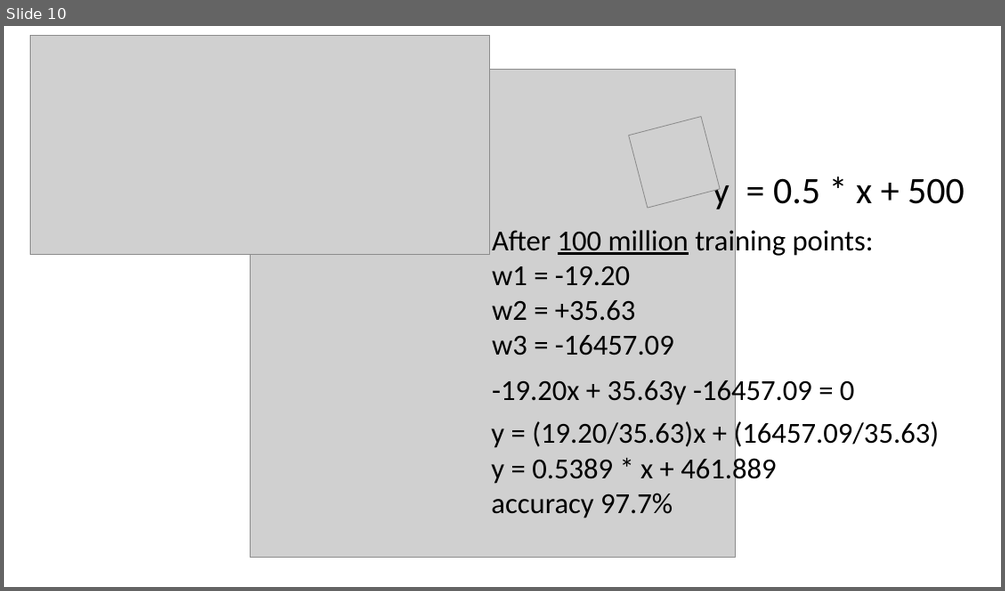
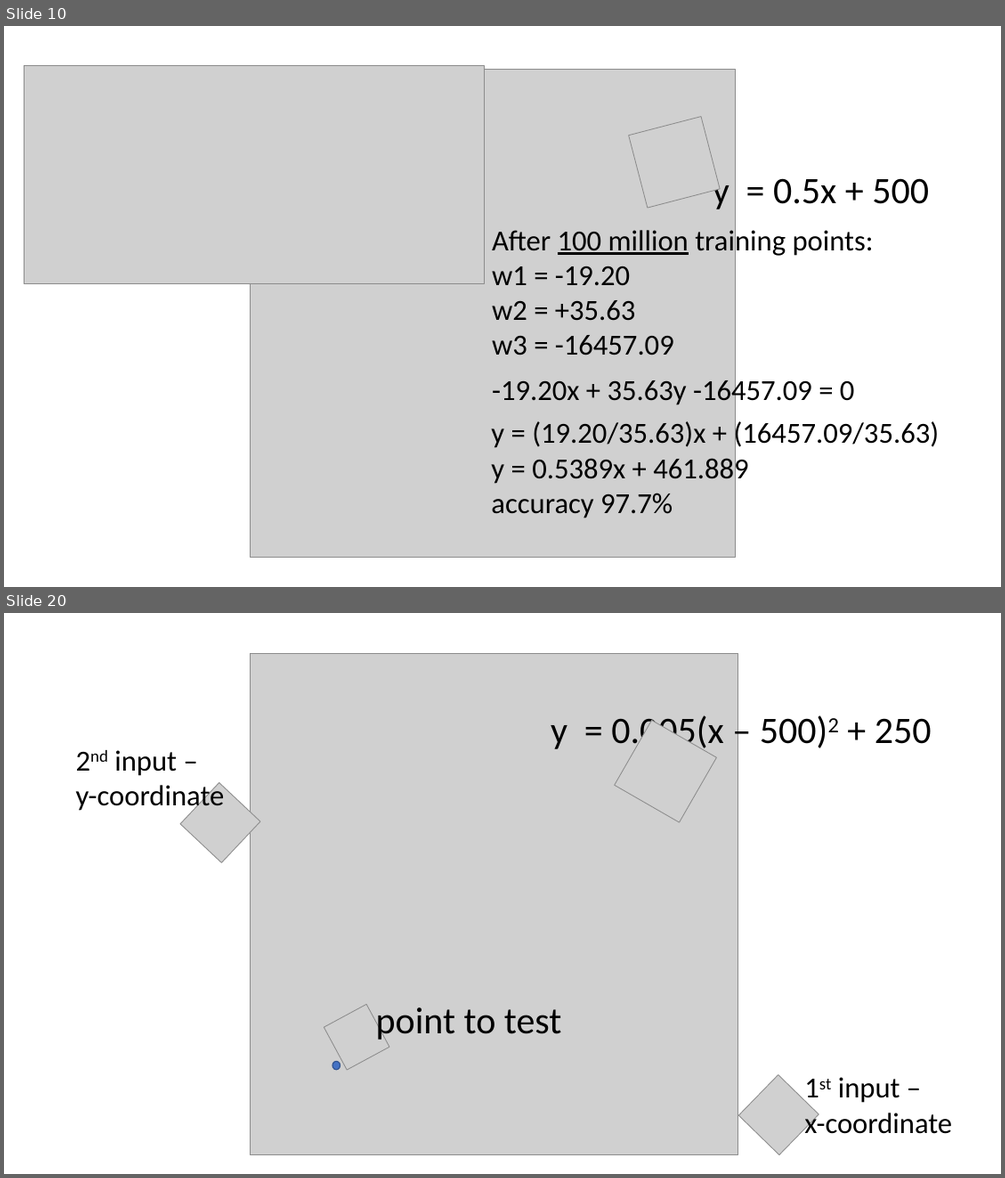
Before and after one commit to mdcramer/Simple-Perceptron-Network, a slide deck: Simple Perceptron Networks.pptx. Shown one above the other, each under a label of ours: slide 10 before the commit, slides 10 and 20 after it; the slides between them are not shown. The pictures are 1005x591 and 1005x1178 pixels, drawn with LibreOffice and Linux fonts; fonts in the diff are those of the drawing; grey boxes stand for pictures. Boxes give left, top, right and bottom in pixels: in the first picture for what was removed or moved away, otherwise in the second. Text is boxed around its words. In the diff, an @@ line names an element or a change of style, - is before the commit and + after.

```diff
--- a/Simple Perceptron Networks.pptx
+++ b/Simple Perceptron Networks.pptx
@@ slide 20 added at [4,613,1001,1174], background #FFFFFF @@
@@ picture added at [250,653,737,1155] @@
@@ text added at [550,715,931,753], 36 pt, text #000000 @@
+y = 0.005(x – 500)2 + 250
@@ picture added at [615,721,717,822] @@
@@ text added at [76,750,225,813], 28 pt, text #000000 @@
+2nd input –
+y-coordinate
@@ picture added at [180,782,260,862] @@
@@ picture added at [324,1004,389,1070] @@
@@ text added at [376,1007,561,1042], 36 pt, text #000000 @@
+point to test
@@ ellipse added at [332,1061,340,1070], fill #4472C4, outline #325491 1 pt @@
@@ picture added at [738,1075,819,1155] @@
@@ text added at [804,1077,952,1134], 28 pt, text #000000 @@
+1st input –
+x-coordinate
@@ slide 10 changed as well @@
@@ picture: place and size @@
-picture at [30,36,490,255]
+picture at [24,65,484,284]
@@ text at [712,172,929,209]: text changed @@
-y = 0.5 * x + 500
+y = 0.5x + 500
@@ text at [491,454,748,485]: text changed @@
-y = 0.5389 * x + 461.889
+y = 0.5389x + 461.889
```
Also in this commit, not shown: 5 other slides changed, 10 other slides added, 1 other file.
